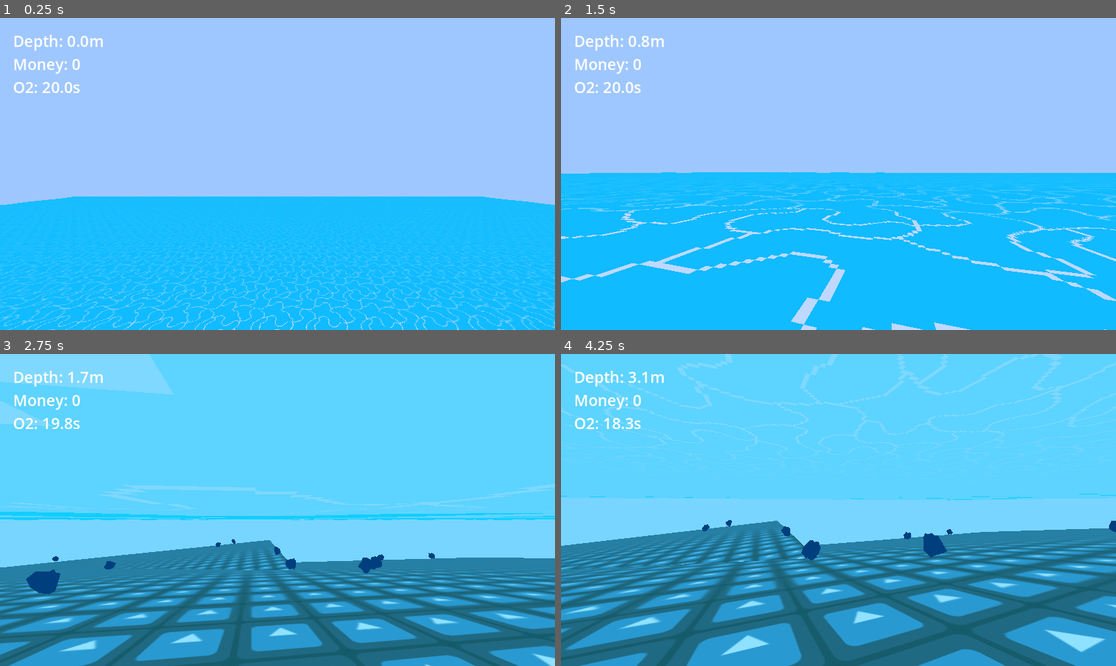
Above: before the commit, frames 1-4 (two rows, left to right).
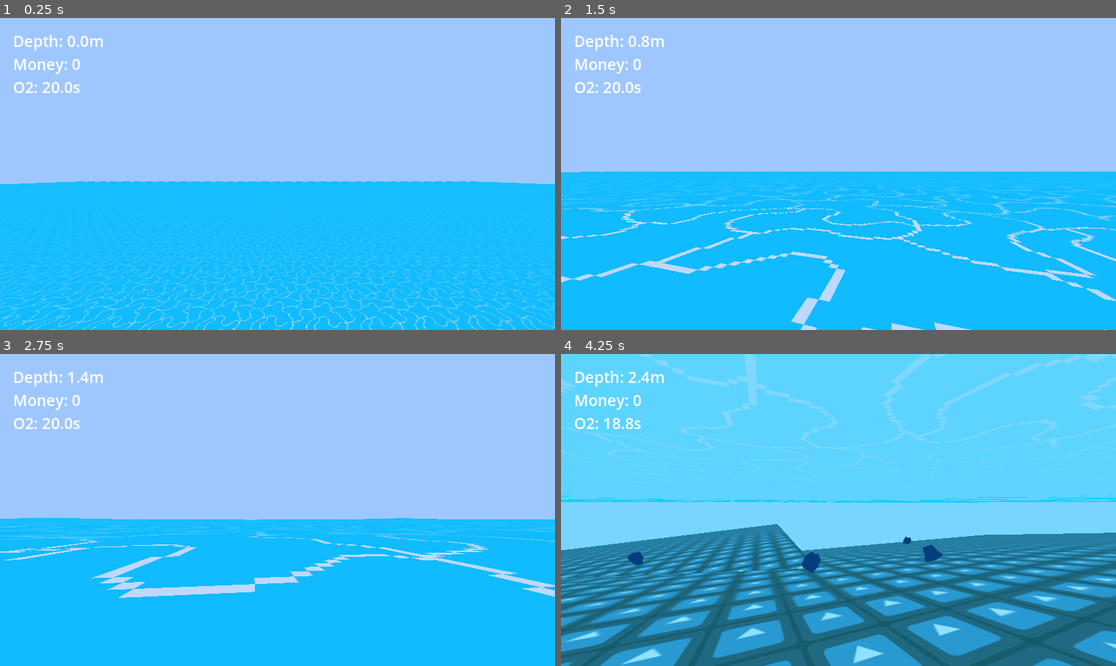
Above: after the commit, the same moments.

Repository: UglyDucklingGames/GameOff2025
Game: Godot game, scene res://scenes/main.tscn
Same seed, same stepped clock (60 frames per second), same inputs: the game is played once before the commit and once after it. The engine's default icon, where the game draws it, is replaced by a stand-in: a white triangle on a blue panel in a dark square.
Inputs (mouse positions are in pixels of both pictures, inside the frame that each line leads up to):
- Up to frame 1 (0.25 s): no input
- Up to frame 2 (1.5 s): move the mouse to (866, 174) at 0.52 s; hold W (move_forward) from 0.53 s (still down); click (866, 174) at 0.6 s; move the mouse to (810, 174) at 1.27 s; click (810, 174) at 1.35 s
- Up to frame 3 (2.75 s): keep holding W (move_forward); move the mouse to (288, 503) at 2.02 s; click (288, 503) at 2.1 s
- Up to frame 4 (4.25 s): keep holding W (move_forward); move the mouse to (832, 516) at 2.77 s; click (832, 516) at 2.85 s; move the mouse to (877, 513) at 3.52 s; click (877, 513) at 3.6 s

The runs differ from the first frame. In frame 1, 5.1% of the frame differs, in the area x 0-100%, y 52-60%; in frame 2, 0.4%; in frame 3, 99%, in the area x 0-100%, y 0-100%; in frame 4, 30%.

Commit message:
Mesh Culling
Underwater meshes are hidden when not in water.

Diff:
--- a/data/treasure.json
+++ b/data/treasure.json
@@ -1,10 +1,10 @@
 {
 	"treasure":
 	[
-		{"tier":"Weak", "value":150, "depthmin":0, "depthmax":15, "col":"000052"},
-		{"tier":"Unstable", "value":250, "depthmin":10, "depthmax":25, "col":"ff005c"},
-		{"tier":"Stable", "value":500, "depthmin":23, "depthmax":50, "col":"000052"},
-		{"tier":"Strong", "value":750, "depthmin":40, "depthmax":100, "col":"000052"},
-		{"tier":"Pure", "value":1000, "depthmin":80, "depthmax":125, "col":"000052"}
+		{"tier":"Weak", "value":75, "depthmin":0, "depthmax":15, "col":"000052"},
+		{"tier":"Unstable", "value":120, "depthmin":10, "depthmax":25, "col":"ff005c"},
+		{"tier":"Stable", "value":500, "depthmin":23, "depthmax":50, "col":"007fff"},
+		{"tier":"Strong", "value":750, "depthmin":40, "depthmax":100, "col":"90bfff"},
+		{"tier":"Pure", "value":1500, "depthmin":80, "depthmax":1000, "col":"ffffff"}
 	]
 }
--- a/objects/entities/player/player_controller.gd
+++ b/objects/entities/player/player_controller.gd
@@ -8,7 +8,7 @@
 const ACCEL_WATER:float = 5.0
 const ACCEL_LAND:float = 10.0
 
-const GRAVITY_WATER:float = -1.0
+const GRAVITY_WATER:float = -0.5 # was -1.0
 const JUMP_FORCE:float = 5.0
 
 const HEIGHT:float = 1.75
@@ -86,9 +86,14 @@
 	# TODO use depth value for this instead
 	in_water = global_position.y <= Water.WATER_HEIGHT - (HEIGHT*0.25)
 
-	# When leaving water
-	if old_in_water != in_water and !in_water and velocity.y > 0:
-		velocity.y = JUMP_FORCE*0.5
+	# When entering or exiting water
+	if old_in_water != in_water:
+		# When leaving water
+		if !in_water and velocity.y > 0:
+			velocity.y = JUMP_FORCE*0.5
+
+		var underwater_objects:Node3D = get_tree().get_first_node_in_group(&"underwater")
+		underwater_objects.visible = in_water
 
 	# Visuals
 	head_in_water = camera.global_position.y <= Water.WATER_HEIGHT
--- a/objects/water/water.tscn
+++ b/objects/water/water.tscn
@@ -22,5 +22,46 @@
 script = ExtResource("1_obgid")
 
 [node name="WaterMesh" type="MeshInstance3D" parent="."]
+transform = Transform3D(1, 0, 0, 0, 1, 0, 0, 0, 1, 0, -10, 0)
 material_override = SubResource("ShaderMaterial_obgid")
 mesh = SubResource("PlaneMesh_cdibe")
+
+[node name="WaterMesh2" type="MeshInstance3D" parent="."]
+transform = Transform3D(1, 0, 0, 0, 1, 0, 0, 0, 1, 200, -10, 0)
+material_override = SubResource("ShaderMaterial_obgid")
+mesh = SubResource("PlaneMesh_cdibe")
+
+[node name="WaterMesh3" type="MeshInstance3D" parent="."]
+transform = Transform3D(1, 0, 0, 0, 1, 0, 0, 0, 1, -200, -10, 0)
+material_override = SubResource("ShaderMaterial_obgid")
+mesh = SubResource("PlaneMesh_cdibe")
+
+[node name="WaterMesh4" type="MeshInstance3D" parent="."]
+transform = Transform3D(1, 0, 0, 0, 1, 0, 0, 0, 1, -200, -10, -200)
+material_override = SubResource("ShaderMaterial_obgid")
+mesh = SubResource("PlaneMesh_cdibe")
+
+[node name="WaterMesh5" type="MeshInstance3D" parent="."]
+transform = Transform3D(1, 0, 0, 0, 1, 0, 0, 0, 1, 0, -10, -200)
+material_override = SubResource("ShaderMaterial_obgid")
+mesh = SubResource("PlaneMesh_cdibe")
+
+[node name="WaterMesh6" type="MeshInstance3D" parent="."]
+transform = Transform3D(1, 0, 0, 0, 1, 0, 0, 0, 1, 200, -10, -200)
+material_override = SubResource("ShaderMaterial_obgid")
+mesh = SubResource("PlaneMesh_cdibe")
+
+[node name="WaterMesh7" type="MeshInstance3D" parent="."]
+transform = Transform3D(1, 0, 0, 0, 1, 0, 0, 0, 1, 200, -10, 200)
+material_override = SubResource("ShaderMaterial_obgid")
+mesh = SubResource("PlaneMesh_cdibe")
+
+[node name="WaterMesh8" type="MeshInstance3D" parent="."]
+transform = Transform3D(1, 0, 0, 0, 1, 0, 0, 0, 1, 0, -10, 200)
+material_override = SubResource("ShaderMaterial_obgid")
+mesh = SubResource("PlaneMesh_cdibe")
+
+[node name="WaterMesh9" type="MeshInstance3D" parent="."]
+transform = Transform3D(1, 0, 0, 0, 1, 0, 0, 0, 1, -200, -10, 200)
+material_override = SubResource("ShaderMaterial_obgid")
+mesh = SubResource("PlaneMesh_cdibe")
--- a/project.godot
+++ b/project.godot
@@ -27,6 +27,10 @@
 gdscript/warnings/unsafe_method_access=1
 gdscript/warnings/unsafe_cast=1
 gdscript/warnings/unsafe_call_argument=1
+
+[global_group]
+
+underwater=""
 
 [importer_defaults]
 
--- a/scenes/levels/test_level.tscn
+++ b/scenes/levels/test_level.tscn
@@ -20,6 +20,8 @@
 
 [node name="PlayerController" parent="." instance=ExtResource("1_jbqir")]
 
+[node name="Water" parent="." instance=ExtResource("3_fr1um")]
+
 [node name="TestSurface" type="MeshInstance3D" parent="."]
 transform = Transform3D(1, 0, 0, 0, 0.9865636, 0.16337761, 0, -0.16337761, 0.9865636, 0, -10.2087555, 0)
 mesh = SubResource("PlaneMesh_v45ci")
@@ -29,17 +31,58 @@
 [node name="CollisionShape3D" type="CollisionShape3D" parent="TestSurface/StaticBody3D"]
 shape = SubResource("ConcavePolygonShape3D_48ne7")
 
-[node name="TestSurface2" type="MeshInstance3D" parent="."]
+[node name="Underwater" type="Node3D" parent="." groups=["underwater"]]
+
+[node name="TestSurface2" type="MeshInstance3D" parent="Underwater"]
 transform = Transform3D(0.99603796, -0.08892907, 0, 0.08892907, 0.99603796, 0, 0, 0, 1, -44.903606, -19.79316, -12.629641)
 mesh = SubResource("PlaneMesh_v45ci")
+skeleton = NodePath("../..")
 
-[node name="StaticBody3D" type="StaticBody3D" parent="TestSurface2"]
+[node name="StaticBody3D" type="StaticBody3D" parent="Underwater/TestSurface2"]
 
-[node name="CollisionShape3D" type="CollisionShape3D" parent="TestSurface2/StaticBody3D"]
+[node name="CollisionShape3D" type="CollisionShape3D" parent="Underwater/TestSurface2/StaticBody3D"]
 shape = SubResource("ConcavePolygonShape3D_48ne7")
 
-[node name="Water" parent="." instance=ExtResource("3_fr1um")]
+[node name="TestSurface6" type="MeshInstance3D" parent="Underwater"]
+transform = Transform3D(0.99603796, -0.08892908, 0, 0.08768682, 0.98212427, -0.06995614, 0.0148122255, 0.1659023, 0.41413295, -44.903606, -29.873951, 29.331642)
+mesh = SubResource("PlaneMesh_v45ci")
+skeleton = NodePath("../..")
 
-[node name="TreasurePlacer" type="Node3D" parent="."]
+[node name="StaticBody3D" type="StaticBody3D" parent="Underwater/TestSurface6"]
+
+[node name="CollisionShape3D" type="CollisionShape3D" parent="Underwater/TestSurface6/StaticBody3D"]
+shape = SubResource("ConcavePolygonShape3D_48ne7")
+
+[node name="TestSurface3" type="MeshInstance3D" parent="Underwater"]
+transform = Transform3D(1, 0, 0, 0, 0.98498005, -0.17266837, 0, 0.17266837, 0.98498005, -44.903606, -55.063217, 52.062088)
+mesh = SubResource("PlaneMesh_v45ci")
+skeleton = NodePath("../..")
+
+[node name="StaticBody3D" type="StaticBody3D" parent="Underwater/TestSurface3"]
+
+[node name="CollisionShape3D" type="CollisionShape3D" parent="Underwater/TestSurface3/StaticBody3D"]
+shape = SubResource("ConcavePolygonShape3D_48ne7")
+
+[node name="TestSurface4" type="MeshInstance3D" parent="Underwater"]
+transform = Transform3D(0.96248364, 0.27133965, 0, -0.27133965, 0.96248364, 0, 0, 0, 1, 45.653767, -88.649536, 52.062088)
+mesh = SubResource("PlaneMesh_v45ci")
+skeleton = NodePath("../..")
+
+[node name="StaticBody3D" type="StaticBody3D" parent="Underwater/TestSurface4"]
+
+[node name="CollisionShape3D" type="CollisionShape3D" parent="Underwater/TestSurface4/StaticBody3D"]
+shape = SubResource("ConcavePolygonShape3D_48ne7")
+
+[node name="TestSurface5" type="MeshInstance3D" parent="Underwater"]
+transform = Transform3D(1, 0, 0, 0, 0.9366722, 0.3502074, 0, -0.3502074, 0.9366722, 45.654, -112.522995, -51.516)
+mesh = SubResource("PlaneMesh_v45ci")
+skeleton = NodePath("../..")
+
+[node name="StaticBody3D" type="StaticBody3D" parent="Underwater/TestSurface5"]
+
+[node name="CollisionShape3D" type="CollisionShape3D" parent="Underwater/TestSurface5/StaticBody3D"]
+shape = SubResource("ConcavePolygonShape3D_48ne7")
+
+[node name="TreasurePlacer" type="Node3D" parent="Underwater"]
 script = ExtResource("4_v45ci")
 metadata/_custom_type_script = "uid://devu02a5vu7pu"
--- a/scripts/treasure_placer.gd
+++ b/scripts/treasure_placer.gd
@@ -1,7 +1,8 @@
 ## Node that handles random treasure placement.
 class_name TreasurePlacer extends Node3D
 
-const MAXIMUM_DEPTH:int = -1000 # lowest depth of treasure spawn
+const MINIMUM_DEPTH:int = 3 # highest depth of treasure spawn
+const MAXIMUM_DEPTH:int = -250 # lowest depth of treasure spawn
 const TREASURE_MIN:int = 35 # minimum number of treasure items
 const TREASURE_MAX:int = 50 # maximum number of treasure items
 const MAP_SQUARE_RADIUS:int = 100 # half the map size
@@ -42,7 +43,9 @@
 	ray.force_raycast_update()
 
 	# Find a new position until valid
-	while !ray.is_colliding() or Vector2(global_position.x, global_position.z) in used_locations:
+	while !ray.is_colliding() \
+	or Vector2(global_position.x, global_position.z) in used_locations \
+	or Water.get_depth(ray.get_collision_point().y) < MINIMUM_DEPTH:
 		ray.force_raycast_update()
 		_go_to_random()
 
